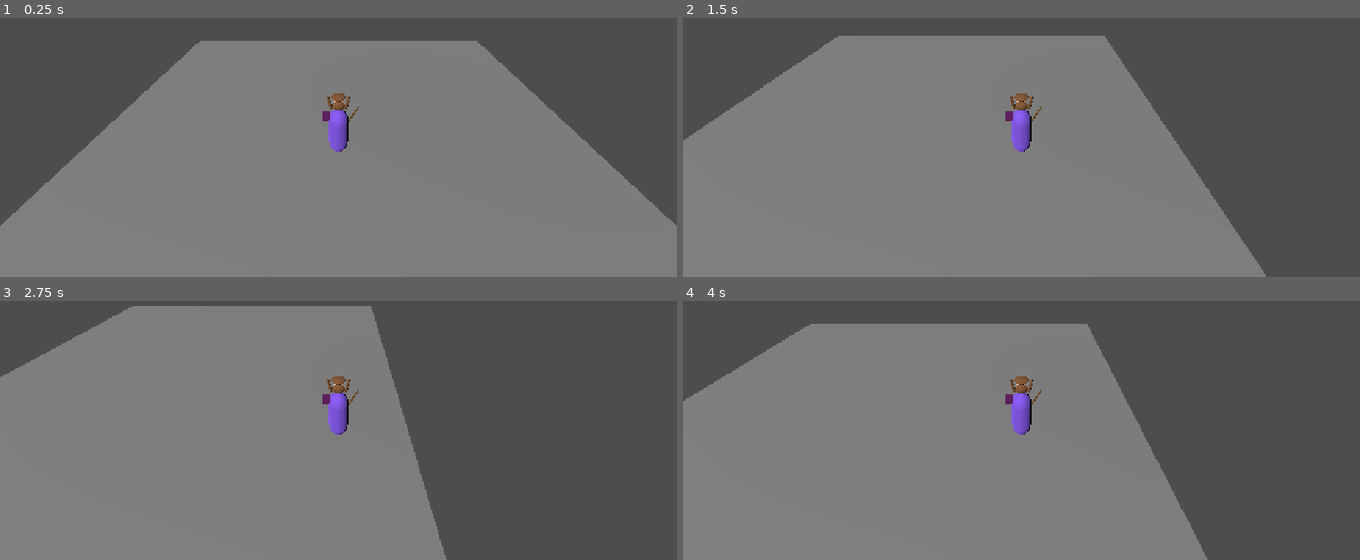
Above: before the commit, frames 1-4 (two rows, left to right).
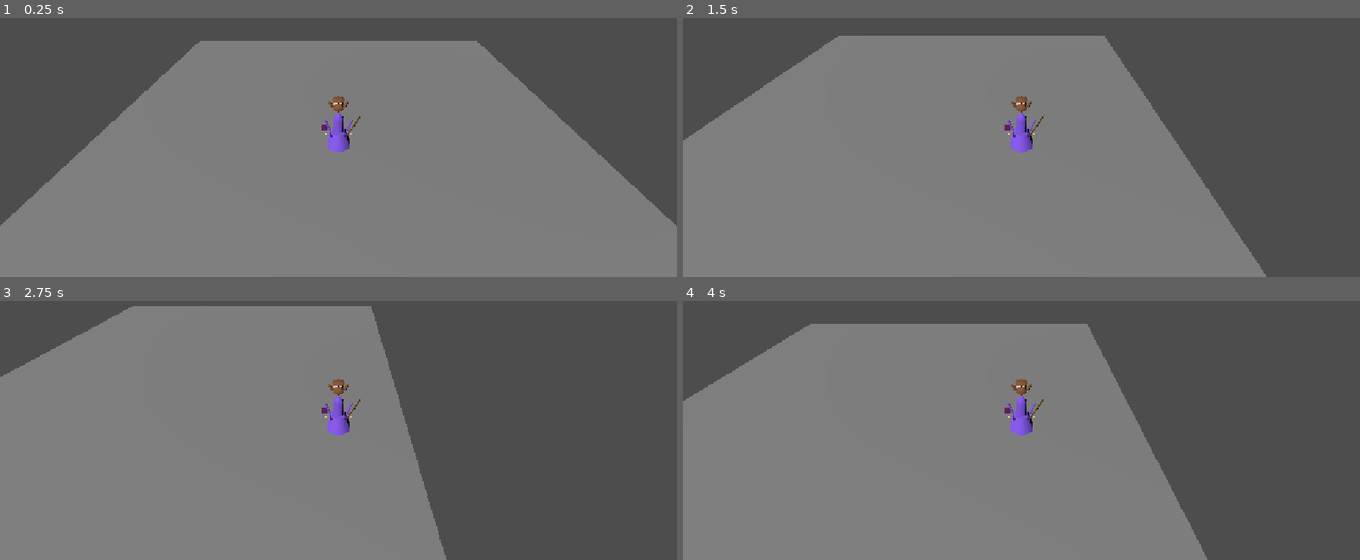
Above: after the commit, the same moments.

Repository: JuanH00/Magia-Despertar
Game: Godot game, scene res://main.tscn
Two runs of this game, one before a commit and one after it. Both use one fixed random seed, a clock stepped at 60 frames per second and the inputs below.
Inputs:
- Up to frame 1 (0.25 s): no input
- Up to frame 2 (1.5 s): tap Enter at 0.5 s; hold D (move_right) 0.53-1.28 s; hold Down (move_back) from 1.28 s (still down)
- Up to frame 3 (2.75 s): tap Space at 2 s; release Down (move_back) at 2.03 s; hold D (move_right) from 2.03 s (still down)
- Up to frame 4 (4 s): release D (move_right) at 2.78 s; hold W (move_forward) 2.78-3.53 s; tap Enter at 3.5 s; hold A (move_left) from 3.53 s (still down)

The runs differ from the first frame. In frame 1, 0.5% of the frame differs, in the area x 47-54%, y 29-52%; in frame 2, 0.5%; in frame 3, 0.5%; in frame 4, 0.5%.

Commit message:
Estilizar silueta humana de Sam
Added new materials and meshes for character components.

Diff:
--- a/main.tscn
+++ b/main.tscn
@@ -15,6 +15,9 @@
 [sub_resource type="StandardMaterial3D" id="StandardMaterial3D_ig7tw"]
 albedo_color = Color(0.54509807, 0.36078432, 0.9647059, 1)
 
+[sub_resource type="StandardMaterial3D" id="StandardMaterial3D_tunic_dark"]
+albedo_color = Color(0.24705882, 0.13725491, 0.54509807, 1)
+
 [sub_resource type="SphereMesh" id="SphereMesh_3yr7u"]
 
 [sub_resource type="StandardMaterial3D" id="StandardMaterial3D_0xm2m"]
@@ -43,6 +46,30 @@
 [sub_resource type="SphereMesh" id="SphereMesh_hair_back"]
 
 [sub_resource type="CapsuleMesh" id="CapsuleMesh_hair_side"]
+
+[sub_resource type="CylinderMesh" id="CylinderMesh_skirt"]
+top_radius = 0.28
+bottom_radius = 0.48
+height = 0.68
+radial_segments = 6
+
+[sub_resource type="BoxMesh" id="BoxMesh_belt"]
+size = Vector3(0.64, 0.08, 0.38)
+
+[sub_resource type="CapsuleMesh" id="CapsuleMesh_limb"]
+
+[sub_resource type="SphereMesh" id="SphereMesh_hand"]
+
+[sub_resource type="BoxMesh" id="BoxMesh_boot"]
+size = Vector3(0.2, 0.12, 0.28)
+
+[sub_resource type="SphereMesh" id="SphereMesh_eye"]
+
+[sub_resource type="StandardMaterial3D" id="StandardMaterial3D_boot"]
+albedo_color = Color(0.14509805, 0.08235294, 0.18039216, 1)
+
+[sub_resource type="StandardMaterial3D" id="StandardMaterial3D_eye"]
+albedo_color = Color(0.38431373, 0.6901961, 0.1882353, 1)
 
 [node name="Main" type="Node3D" unique_id=1581844241]
 
@@ -66,9 +93,59 @@
 shape = SubResource("CapsuleShape3D_3yr7u")
 
 [node name="Cuerpo" type="MeshInstance3D" parent="Sam" unique_id=613428148]
-transform = Transform3D(0.7, 0, 0, 0, 1, 0, 0, 0, 0.7, 0, 0, 0)
+transform = Transform3D(0.34, 0, 0, 0, 0.56, 0, 0, 0, 0.26, 0, 0.28, 0)
 mesh = SubResource("CapsuleMesh_3yr7u")
 surface_material_override/0 = SubResource("StandardMaterial3D_ig7tw")
+
+[node name="Tunica_Falda" type="MeshInstance3D" parent="Sam"]
+transform = Transform3D(1, 0, 0, 0, 1, 0, 0, 0, 1, 0, -0.34, 0)
+mesh = SubResource("CylinderMesh_skirt")
+surface_material_override/0 = SubResource("StandardMaterial3D_ig7tw")
+
+[node name="Cinturon" type="MeshInstance3D" parent="Sam"]
+transform = Transform3D(1, 0, 0, 0, 1, 0, 0, 0, 1, 0, -0.08, -0.01)
+mesh = SubResource("BoxMesh_belt")
+surface_material_override/0 = SubResource("StandardMaterial3D_tunic_dark")
+
+[node name="Pierna_Izq" type="MeshInstance3D" parent="Sam"]
+transform = Transform3D(0.08, 0, 0, 0, 0.23, 0, 0, 0, 0.08, -0.14, -0.82, 0)
+mesh = SubResource("CapsuleMesh_limb")
+surface_material_override/0 = SubResource("StandardMaterial3D_tunic_dark")
+
+[node name="Pierna_Der" type="MeshInstance3D" parent="Sam"]
+transform = Transform3D(0.08, 0, 0, 0, 0.23, 0, 0, 0, 0.08, 0.14, -0.82, 0)
+mesh = SubResource("CapsuleMesh_limb")
+surface_material_override/0 = SubResource("StandardMaterial3D_tunic_dark")
+
+[node name="Bota_Izq" type="MeshInstance3D" parent="Sam"]
+transform = Transform3D(1, 0, 0, 0, 1, 0, 0, 0, 1, -0.14, -1.06, -0.02)
+mesh = SubResource("BoxMesh_boot")
+surface_material_override/0 = SubResource("StandardMaterial3D_boot")
+
+[node name="Bota_Der" type="MeshInstance3D" parent="Sam"]
+transform = Transform3D(1, 0, 0, 0, 1, 0, 0, 0, 1, 0.14, -1.06, -0.02)
+mesh = SubResource("BoxMesh_boot")
+surface_material_override/0 = SubResource("StandardMaterial3D_boot")
+
+[node name="Brazo_Izq" type="MeshInstance3D" parent="Sam"]
+transform = Transform3D(0.07047695, -0.13680805, 0, 0.02565151, 0.37587705, 0, 0, 0, 0.075, -0.36, 0.18, -0.02)
+mesh = SubResource("CapsuleMesh_limb")
+surface_material_override/0 = SubResource("StandardMaterial3D_ig7tw")
+
+[node name="Brazo_Der" type="MeshInstance3D" parent="Sam"]
+transform = Transform3D(0.07047695, 0.13680805, 0, -0.02565151, 0.37587705, 0, 0, 0, 0.075, 0.36, 0.18, -0.02)
+mesh = SubResource("CapsuleMesh_limb")
+surface_material_override/0 = SubResource("StandardMaterial3D_ig7tw")
+
+[node name="Mano_Izq" type="MeshInstance3D" parent="Sam"]
+transform = Transform3D(0.085, 0, 0, 0, 0.085, 0, 0, 0, 0.085, -0.46, -0.18, -0.02)
+mesh = SubResource("SphereMesh_hand")
+surface_material_override/0 = SubResource("StandardMaterial3D_0xm2m")
+
+[node name="Mano_Der" type="MeshInstance3D" parent="Sam"]
+transform = Transform3D(0.085, 0, 0, 0, 0.085, 0, 0, 0, 0.085, 0.46, -0.18, -0.02)
+mesh = SubResource("SphereMesh_hand")
+surface_material_override/0 = SubResource("StandardMaterial3D_0xm2m")
 
 [node name="BrazoCamara" type="SpringArm3D" parent="Sam" unique_id=1839795760]
 transform = Transform3D(1, 0, 0, 0, 0.81915206, 0.57357645, 0, -0.57357645, 0.81915206, 0, 2, 0)
@@ -78,41 +155,51 @@
 current = true
 
 [node name="Cabeza" type="MeshInstance3D" parent="Sam" unique_id=294812621]
-transform = Transform3D(0.35, 0, 0, 0, 0.35, 0, 0, 0, 0.35, 0, 1.35, 0)
+transform = Transform3D(0.31, 0, 0, 0, 0.31, 0, 0, 0, 0.31, 0, 1.23, -0.01)
 mesh = SubResource("SphereMesh_3yr7u")
 surface_material_override/0 = SubResource("StandardMaterial3D_0xm2m")
 
+[node name="Ojo_Izq" type="MeshInstance3D" parent="Sam"]
+transform = Transform3D(0.035, 0, 0, 0, 0.035, 0, 0, 0, 0.035, -0.09, 1.26, -0.29)
+mesh = SubResource("SphereMesh_eye")
+surface_material_override/0 = SubResource("StandardMaterial3D_eye")
+
+[node name="Ojo_Der" type="MeshInstance3D" parent="Sam"]
+transform = Transform3D(0.035, 0, 0, 0, 0.035, 0, 0, 0, 0.035, 0.09, 1.26, -0.29)
+mesh = SubResource("SphereMesh_eye")
+surface_material_override/0 = SubResource("StandardMaterial3D_eye")
+
 [node name="Cabello_Casco" type="MeshInstance3D" parent="Sam" unique_id=1256281706]
-transform = Transform3D(0.48, 0, 0, 0, 0.18, 0, 0, 0, 0.4, 0, 1.55, -0.03)
+transform = Transform3D(0.42, 0, 0, 0, 0.16, 0, 0, 0, 0.35, 0, 1.43, -0.03)
 mesh = SubResource("SphereMesh_1ls2o")
 surface_material_override/0 = SubResource("StandardMaterial3D_mbgqw")
 
 [node name="Cabello_Nuca" type="MeshInstance3D" parent="Sam"]
-transform = Transform3D(0.4, 0, 0, 0, 0.34, 0, 0, 0, 0.24, 0, 1.35, 0.18)
+transform = Transform3D(0.34, 0, 0, 0, 0.32, 0, 0, 0, 0.2, 0, 1.23, 0.16)
 mesh = SubResource("SphereMesh_hair_back")
 surface_material_override/0 = SubResource("StandardMaterial3D_mbgqw")
 
 [node name="Mechon_Izq" type="MeshInstance3D" parent="Sam"]
-transform = Transform3D(0.09781476, -0.062373504, 0, 0.02079117, 0.2934443, 0, 0, 0, 0.1, -0.3, 1.32, -0.03)
+transform = Transform3D(0.08314255, -0.06466323, 0, 0.034202013, 0.15778846, 0, 0, 0, 0.08, -0.25, 1.2, -0.06)
 mesh = SubResource("CapsuleMesh_hair_side")
 surface_material_override/0 = SubResource("StandardMaterial3D_mbgqw")
 
 [node name="Mechon_Der" type="MeshInstance3D" parent="Sam"]
-transform = Transform3D(0.09781476, 0.062373504, 0, -0.02079117, 0.2934443, 0, 0, 0, 0.1, 0.3, 1.32, -0.03)
+transform = Transform3D(0.08314255, 0.06466323, 0, -0.034202013, 0.15778846, 0, 0, 0, 0.08, 0.25, 1.2, -0.06)
 mesh = SubResource("CapsuleMesh_hair_side")
 surface_material_override/0 = SubResource("StandardMaterial3D_mbgqw")
 
 [node name="Varita" type="MeshInstance3D" parent="Sam" unique_id=1809457674]
-transform = Transform3D(0.054378465, 0.23244005, 0, -0.025357096, 0.49846926, 0, 0, 0, 0.06, 0.45, 0.65, 0)
+transform = Transform3D(0.054378465, 0.23244005, 0, -0.025357096, 0.49846926, 0, 0, 0, 0.06, 0.53, 0.18, -0.03)
 mesh = SubResource("CylinderMesh_3yr7u")
 surface_material_override/0 = SubResource("StandardMaterial3D_r3ghm")
 
 [node name="Libro" type="MeshInstance3D" parent="Sam" unique_id=529350142]
-transform = Transform3D(0.28, 0, 0, 0, 0.35, 0, 0, 0, 0.08, -0.42, 0.75, 0.05)
+transform = Transform3D(0.22, 0, 0, 0, 0.26, 0, 0, 0, 0.06, -0.52, 0.02, -0.11)
 mesh = SubResource("BoxMesh_3yr7u")
 surface_material_override/0 = SubResource("StandardMaterial3D_treug")
 
 [node name="Flequillo" type="MeshInstance3D" parent="Sam" unique_id=2071816231]
-transform = Transform3D(0.36, 0, 0, 0, 0.1, 0, 0, 0, 0.16, 0, 1.43, -0.27)
+transform = Transform3D(0.3, 0, 0, 0, 0.08, 0, 0, 0, 0.14, 0, 1.34, -0.25)
 mesh = SubResource("SphereMesh_mbgqw")
 surface_material_override/0 = SubResource("StandardMaterial3D_mbgqw")
